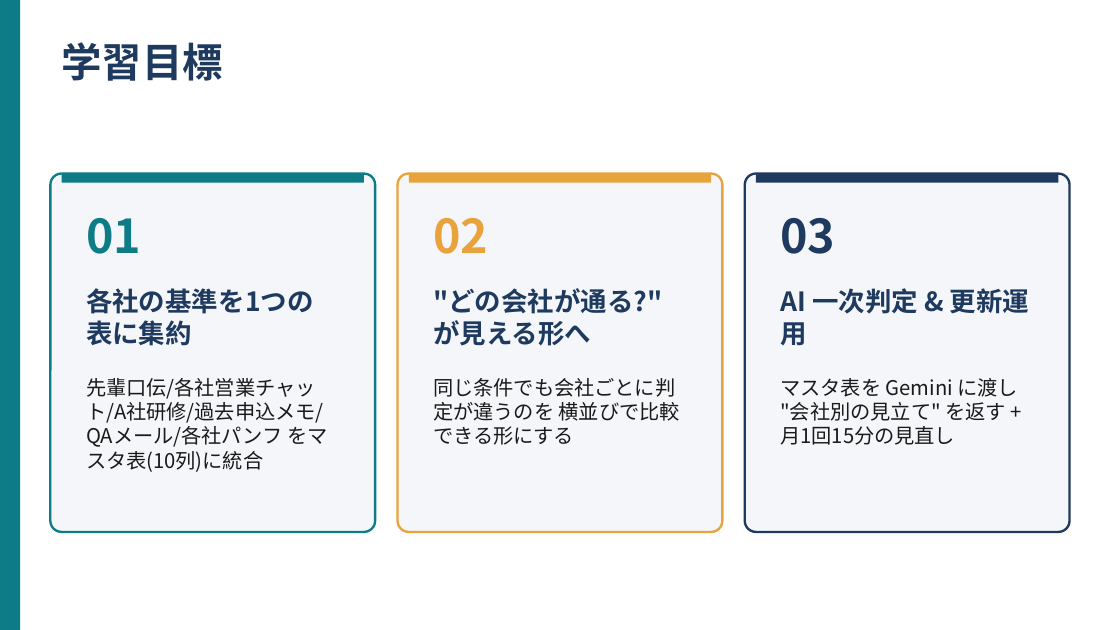
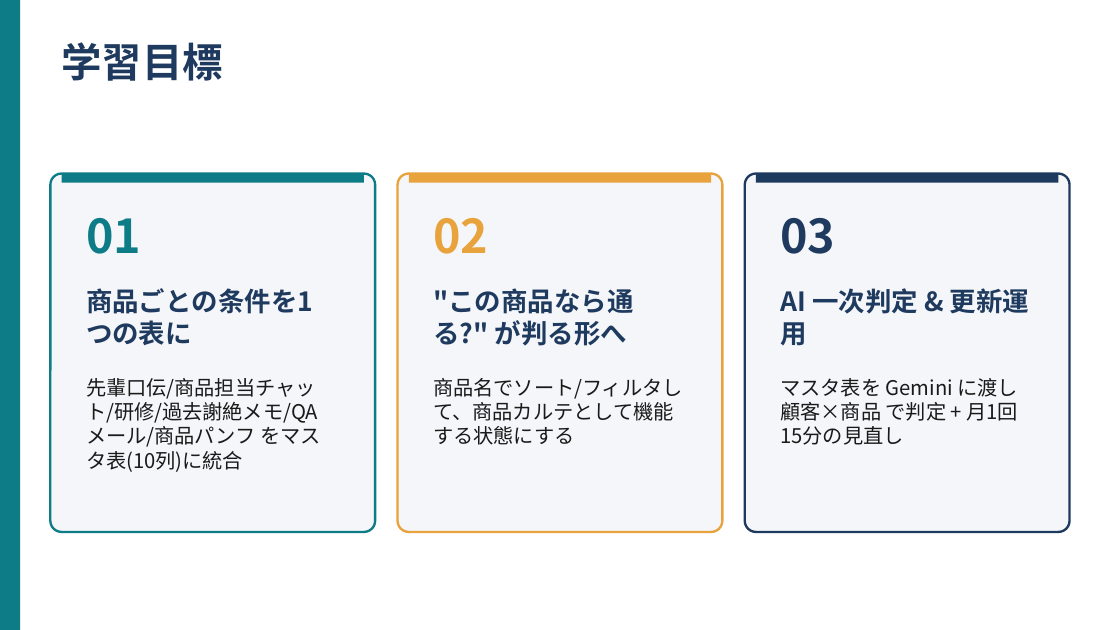
Before and after one commit to kana-story-321/github.io, a slide deck: slide 2 of lecture_pptx/out/s15/ワーク01.pptx. Drawn at 1120x630 pixels with LibreOffice and Linux fonts; fonts in the diff are those of the drawing. Boxes give left, top, right and bottom in pixels: in the first picture for what was removed or moved away, otherwise in the second. Text is boxed around its words. In the diff, an @@ line names an element or a change of style, - is before the commit and + after.

```diff
--- a/lecture_pptx/out/s15/ワーク01.pptx
+++ b/lecture_pptx/out/s15/ワーク01.pptx
@@ text at (86, 288, 313, 314): text changed @@
-各社の基準を1つの表に集約
+商品ごとの条件を1つの表に
@@ text at (433, 288, 634, 346): text changed @@
-"どの会社が通る?" が見える形へ
+"この商品なら通る?" が判る形へ
@@ text at (86, 378, 321, 472): text changed @@
-先輩口伝/各社営業チャット/A社研修/過去申込メモ/QAメール/各社パンフ をマスタ表(10列)に統合
+先輩口伝/商品担当チャット/研修/過去謝絶メモ/QAメール/商品パンフ をマスタ表(10列)に統合
@@ text at (433, 378, 682, 445): text changed @@
-同じ条件でも会社ごとに判定が違うのを 横並びで比較できる形にする
+商品名でソート/フィルタして、商品カルテとして機能する状態にする
@@ text at (780, 378, 1018, 421): text changed @@
-マスタ表を Gemini に渡し "会社別の見立て" を返す + 月1回15分の見直し
+マスタ表を Gemini に渡し 顧客×商品 で判定 + 月1回15分の見直し
```
Also in this commit, not shown: 7 other slides changed, 14 other files.
